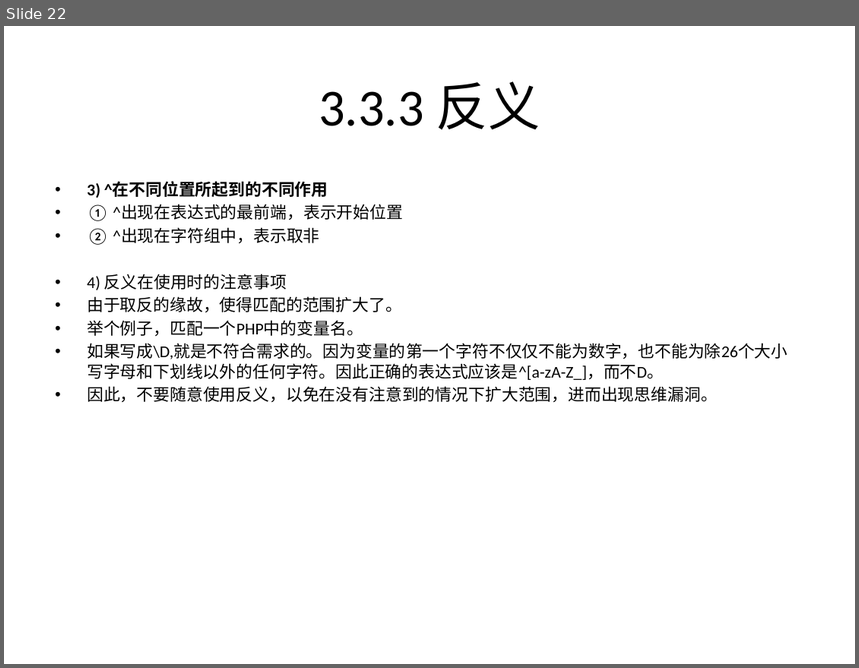
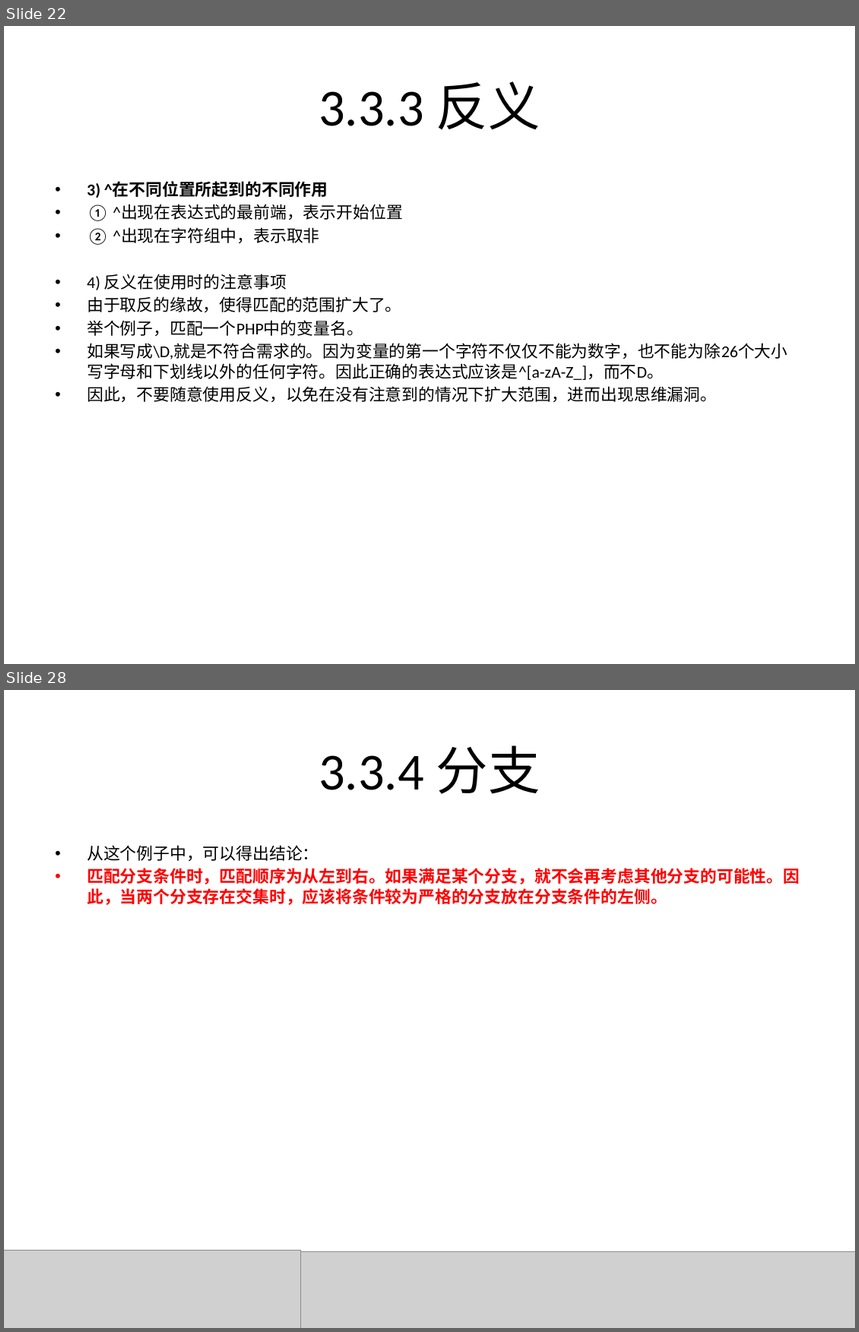
Before and after one commit to rayallen20/regularExpressions, a slide deck: 《PHP核心技术与最佳实践》第3章--正则表达式基础与应用/3.3 正则表达式匹配规则.pptx. Shown one above the other, each under a label of ours: slide 22 before the commit, slides 22 and 28 after it; the slides between them are not shown. The pictures are 859x668 and 859x1332 pixels, drawn with LibreOffice and Linux fonts; fonts in the diff are those of the drawing; grey boxes stand for pictures. Boxes give left, top, right and bottom in pixels: in the first picture for what was removed or moved away, otherwise in the second. Text is boxed around its words. In the diff, an @@ line names an element or a change of style, - is before the commit and + after.

Commit message:
3.3.4 分支完成

```diff
--- a/《PHP核心技术与最佳实践》第3章--正则表达式基础与应用/3.3 正则表达式匹配规则.pptx
+++ b/《PHP核心技术与最佳实践》第3章--正则表达式基础与应用/3.3 正则表达式匹配规则.pptx
@@ slide 28 added at [4, 690, 855, 1328], background #FFFFFF @@
@@ title added at [319, 745, 541, 794], 44 pt, text #000000 @@
+3.3.4 分支
@@ text added at [87, 845, 800, 905], 14 pt, text #FF0000, bold @@
+• 从这个例子中，可以得出结论：
+• 匹配分支条件时，匹配顺序为从左到右。如果满足某个分支，就不会再考虑其他分支的可能性。因此，当两个分支存在交集时，应该将条件较为严格的分支放在分支条件的左侧。
@@ picture added at [4, 1250, 301, 1328] @@
@@ picture added at [301, 1252, 855, 1328] @@
```
Also in this commit, not shown: 5 other slides added, 3 other files.
